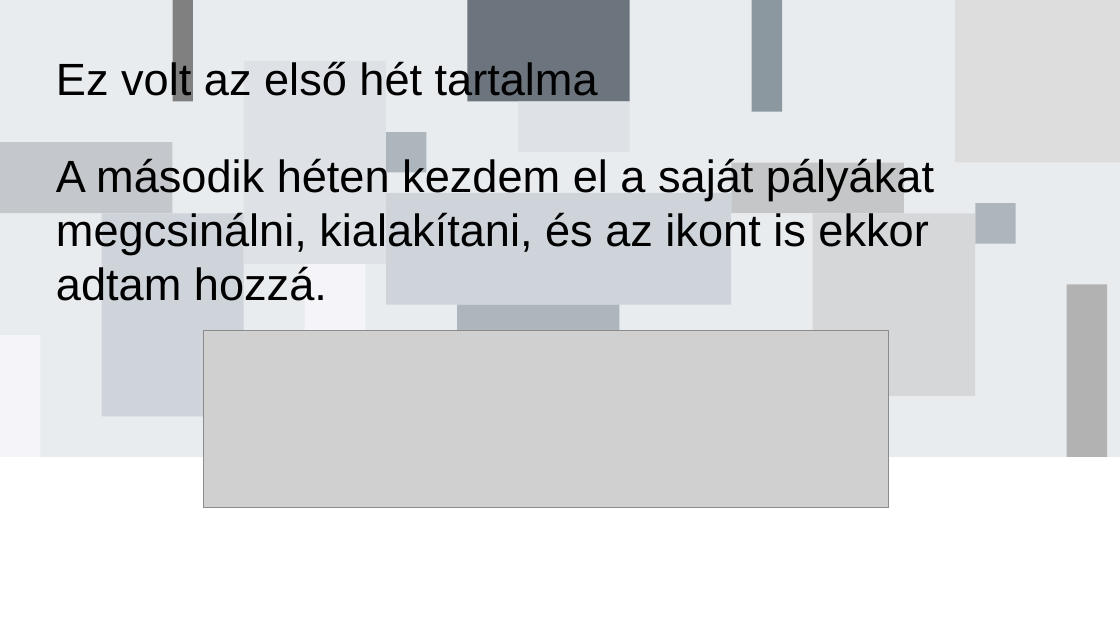
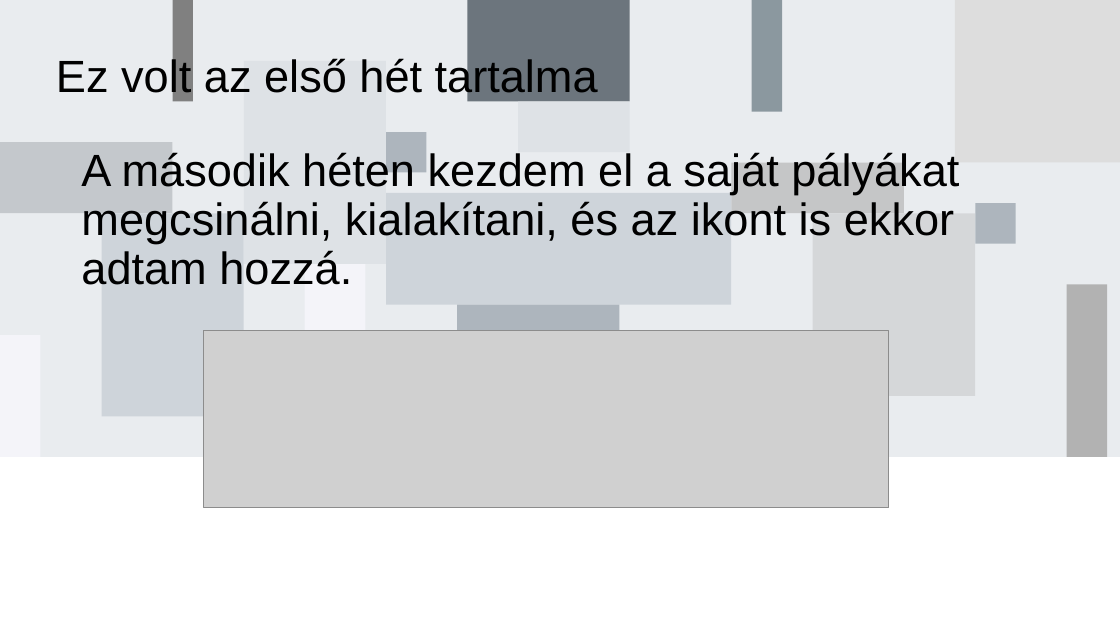
Before and after one commit to badam-dev/lvl_devil, a slide deck: slide 6 of lvl-devil.pptx. Drawn at 1120x630 pixels with LibreOffice and Linux fonts; fonts in the diff are those of the drawing; grey boxes stand for pictures. Boxes give left, top, right and bottom in pixels: in the first picture for what was removed or moved away, otherwise in the second. Text is boxed around its words. In the diff, an @@ line names an element or a change of style, - is before the commit and + after.

```diff
--- a/lvl-devil.pptx
+++ b/lvl-devil.pptx
@@ title "Ez volt az első hét ..." at (x1=56, y1=56, x2=598, y2=100): line spacing 1 to 0.9 @@
@@ subtitle "A második héten kezdem el ..." at (x1=81, y1=151, x2=959, y2=285): indent changed; line spacing 1 to 0.9; more space between paragraphs @@
```
Also in this commit, not shown: 6 other slides changed, 9 other files.
